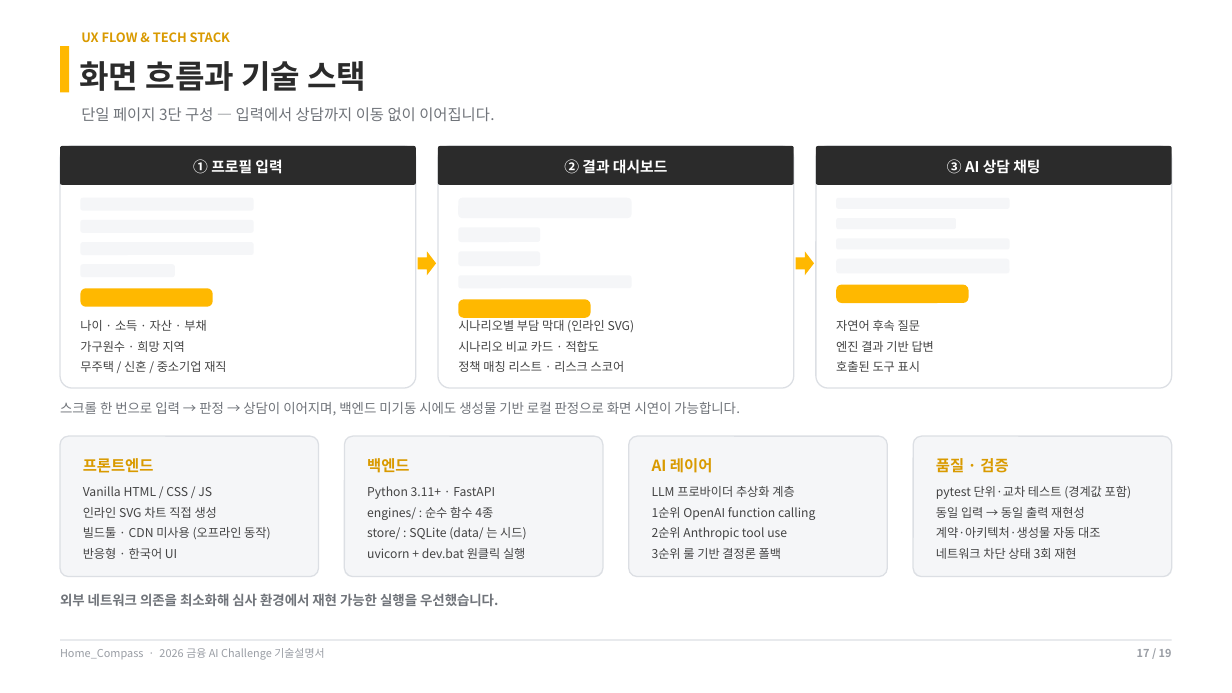
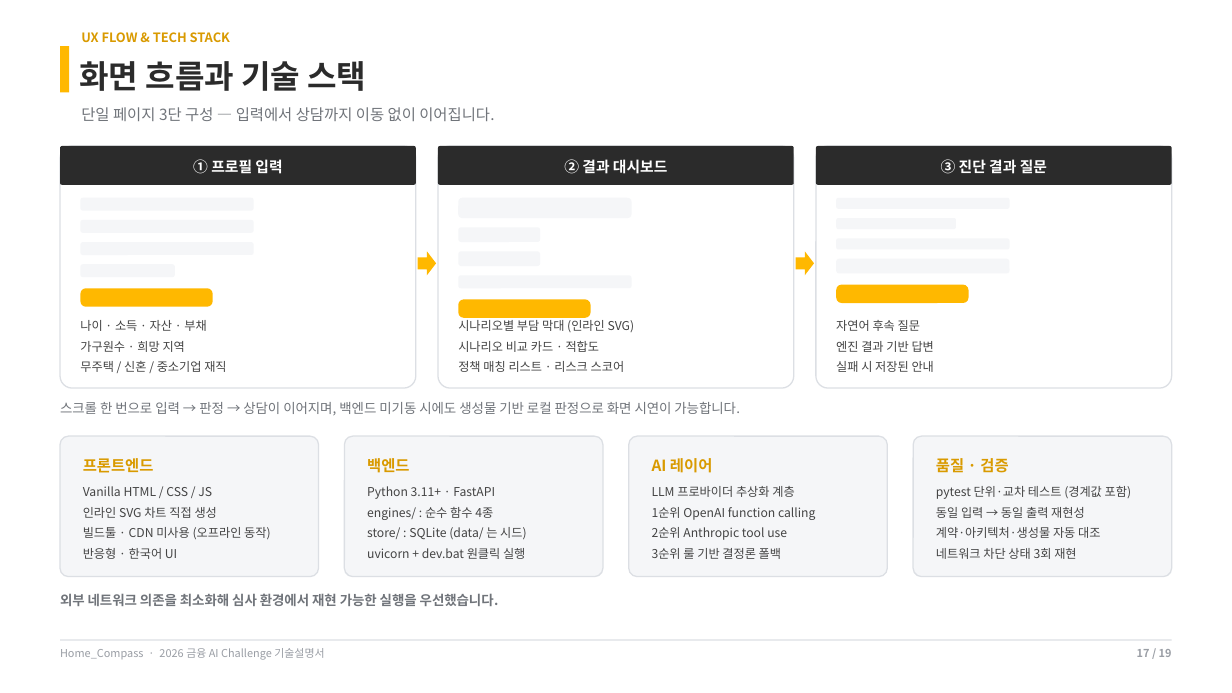
Before and after one commit to dnhynk/Home_Compass, a slide deck: slide 17 of docs/competition/기술설명서_Home_Compass.pptx. Drawn at 1232x693 pixels with LibreOffice and Linux fonts; fonts in the diff are those of the drawing. Boxes give left, top, right and bottom in pixels: in the first picture for what was removed or moved away, otherwise in the second. Text is boxed around its words. In the diff, an @@ line names an element or a change of style, - is before the commit and + after.

```diff
--- a/docs/competition/기술설명서_Home_Compass.pptx
+++ b/docs/competition/기술설명서_Home_Compass.pptx
@@ text in rounded rectangle at <box>941,159,1047,174</box>: text changed @@
-③ AI 상담 채팅
+③ 진단 결과 질문
@@ text at <box>836,361,934,372</box>: text changed @@
-호출된 도구 표시
+실패 시 저장된 안내
```
Also in this commit, not shown: 4 other slides changed, 1 other file.
